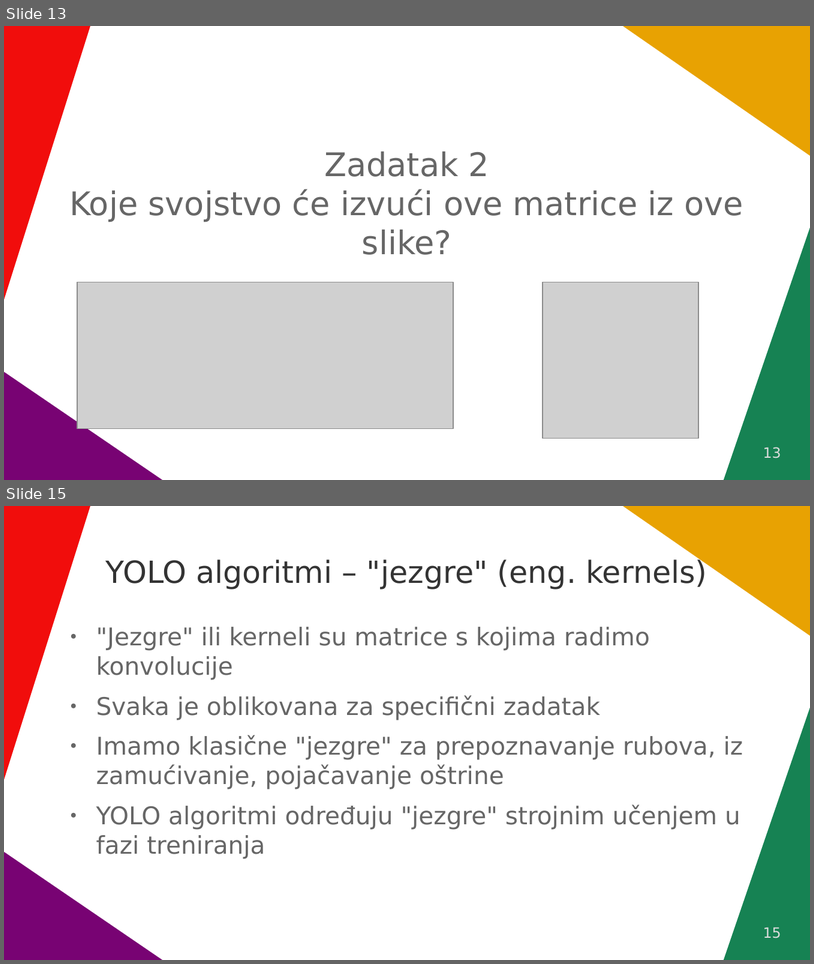
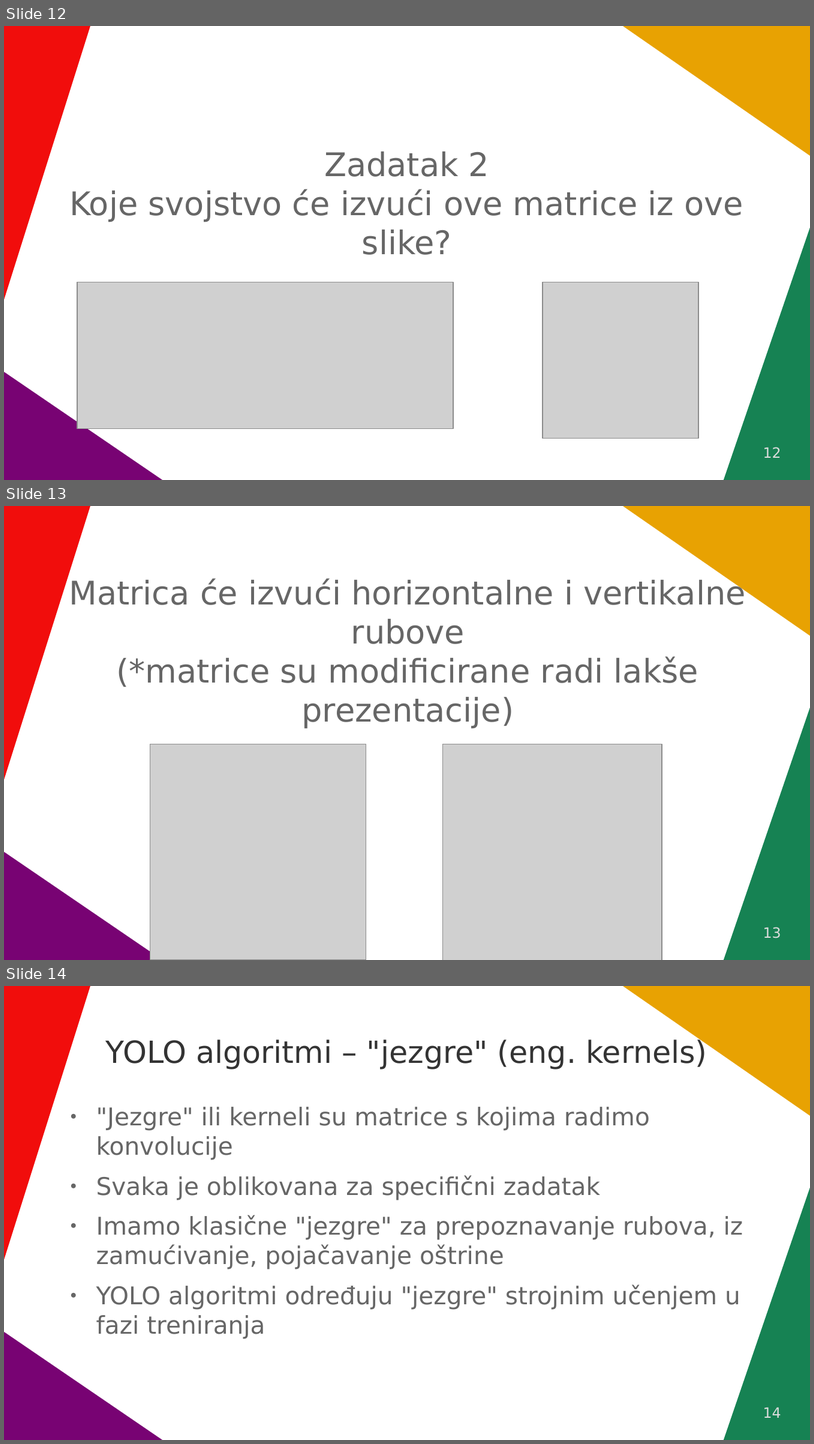
Before and after one commit to VidJoha/Seminar---CNN-i-YOLO-algoritmi, a slide deck: Konvolucijske neuralne mreže.odp. Shown one above the other, each under a label of ours: slides 13 and 15 before the commit, slides 12, 13 and 14 after it; the slides between them are not shown. The pictures are 814x964 and 814x1444 pixels, drawn with LibreOffice and Linux fonts; fonts in the diff are those of the drawing; grey boxes stand for pictures. Boxes give left, top, right and bottom in pixels: in the first picture for what was removed or moved away, otherwise in the second. Text is boxed around its words. In the diff, an @@ line names an element or a change of style, - is before the commit and + after.

```diff
--- a/Konvolucijske neuralne mreže.odp
+++ b/Konvolucijske neuralne mreže.odp
@@ slide 13 added at <box>4,506,810,960</box>, background #FFFFFF; not listed: 4 template elements that a slide beside it also shows @@
@@ subtitle added at <box>69,578,746,728</box>, 32 pt, text #666666 @@
+Matrica će izvući horizontalne i vertikalne rubove
+(*matrice su modificirane radi lakše prezentacije)
@@ picture added at <box>150,744,366,960</box> @@
@@ picture added at <box>443,744,663,960</box> @@
@@ page number added at <box>764,927,782,938</box>, 14 pt, text #DDDDDD @@
+13
@@ what was slide 13 is now slide 12 @@
@@ page number at <box>764,447,782,457</box>: text changed @@
-13
+12
@@ what was slide 15 is now slide 14 @@
@@ page number at <box>764,1407,782,1417</box>: text changed @@
-15
+14
```
Also in this commit, not shown: 9 slides changed, 1 other slide added, 2 slides removed, 1 other file.
